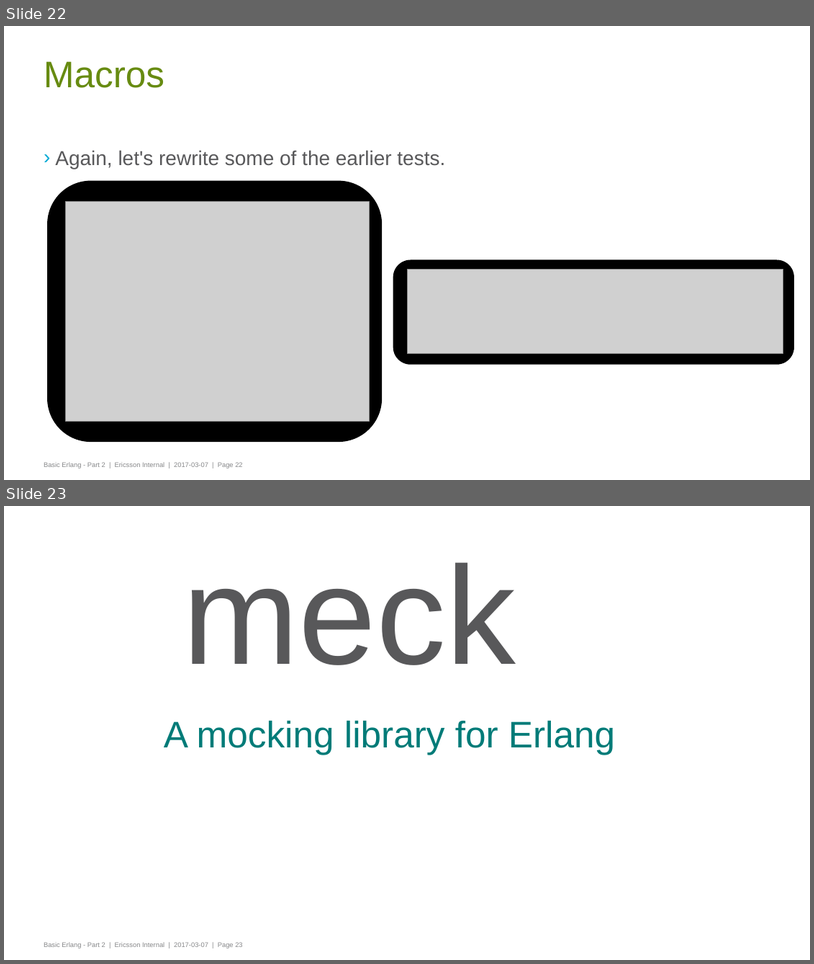
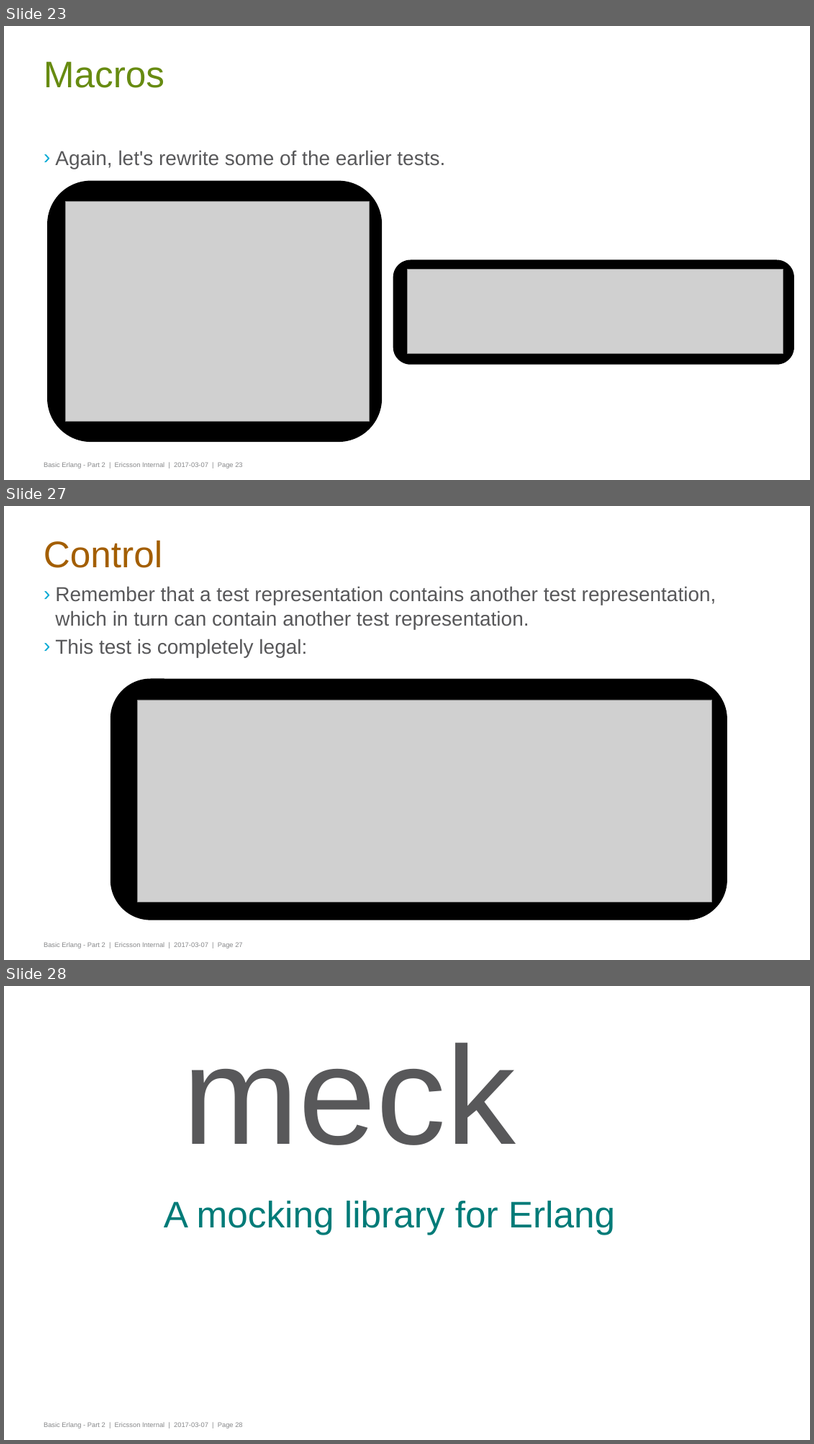
Before and after one commit to gwaerondor/unit_testing_in_erlang, a slide deck: basic_erlang_4/presentation/erlang_part_4_testing.pptx. Shown one above the other, each under a label of ours: slides 22 and 23 before the commit, slides 23, 27 and 28 after it; the slides between them are not shown. The pictures are 814x964 and 814x1444 pixels, drawn with LibreOffice and Linux fonts; fonts in the diff are those of the drawing; grey boxes stand for pictures; background and template pictures are left out. Boxes give left, top, right and bottom in pixels: in the first picture for what was removed or moved away, otherwise in the second. Text is boxed around its words. In the diff, an @@ line names an element or a change of style, - is before the commit and + after.

Commit message:
Adds more control tests and updates the presentation with control

```diff
--- a/basic_erlang_4/presentation/erlang_part_4_testing.pptx
+++ b/basic_erlang_4/presentation/erlang_part_4_testing.pptx
@@ slide 27 added at (x1=4, y1=506, x2=810, y2=960), background #FFFFFF; not listed: 1 template element that a slide beside it also shows @@
@@ title added at (x1=44, y1=540, x2=162, y2=568), 44 pt, text #A35E00 @@
+Control
@@ text added at (x1=55, y1=586, x2=717, y2=657), 24 pt, text #58585A @@
+› Remember that a test representation contains another test representation, which in turn can contain another test representation.
+› This test is completely legal:
@@ rounded rectangle added at (x1=111, y1=678, x2=728, y2=920), fill #000000 @@
@@ picture added at (x1=138, y1=700, x2=712, y2=901) @@
@@ what was slide 22 is now slide 23 @@
@@ what was slide 23 is now slide 28 @@
```
Also in this commit, not shown: 5 slides changed, 4 other slides added, 3 other files.
